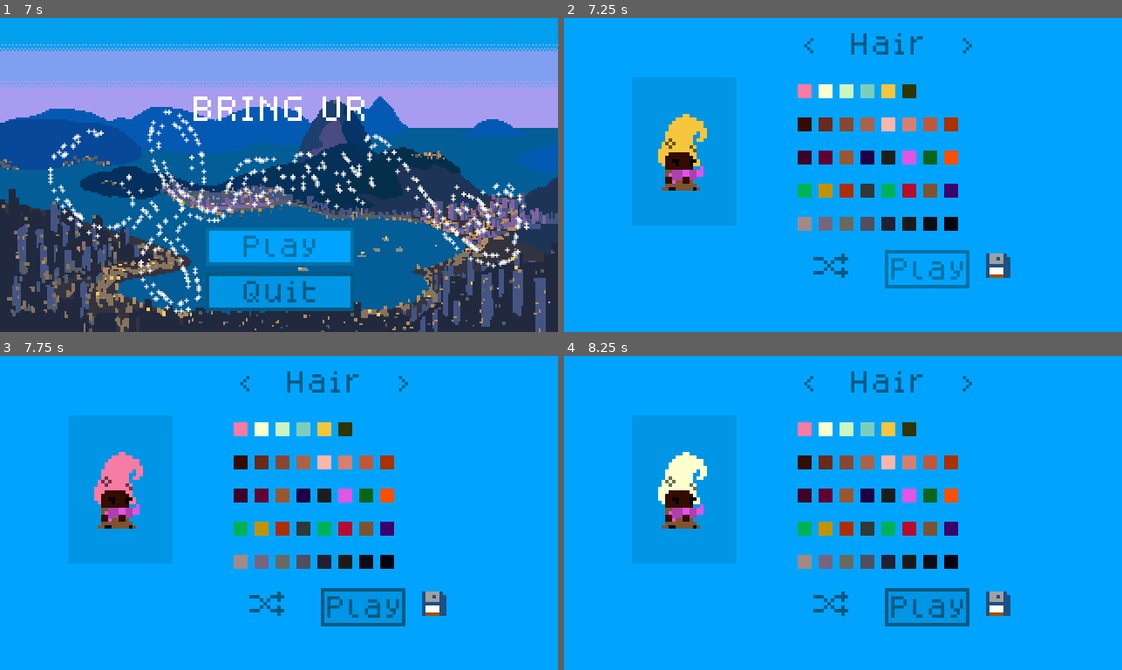
Above: before the commit, frames 1-4 (two rows, left to right).
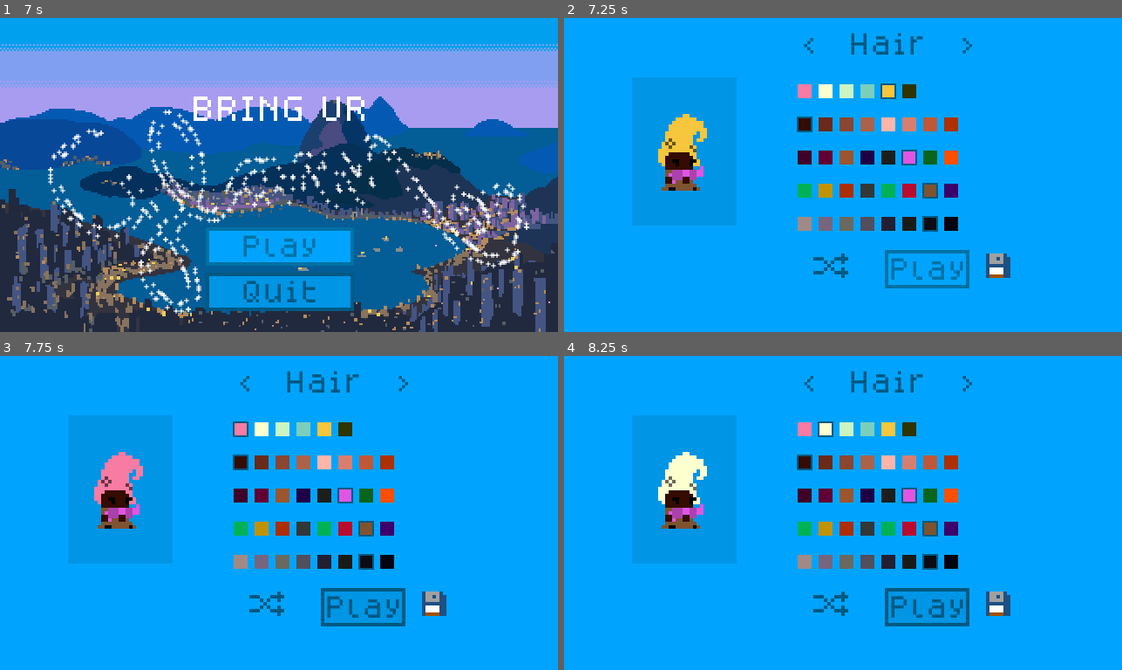
Above: after the commit, the same moments.

Repository: hamiltonromualdo/bring-ur-glam
Game: Godot game, scene res://src/UserInterface/TitleScreen.tscn
The game is run twice, just before and just after one commit, with the same random seed, the same clock (stepped at 60 frames per second) and the same inputs. Sound files missing from this copy of the repository are replaced by a short silence.
Inputs (mouse positions are in pixels of both pictures, inside the frame that each line leads up to):
- Up to frame 1 (7 s): tap Enter at 0.5 s; move the mouse to (401, 159) at 0.52 s; hold Right (ui_right) 0.53-2.03 s; tap Space at 1.25 s; move the mouse to (167, 190) at 1.27 s; move the mouse to (334, 105) at 2.02 s; hold Left (ui_left) 2.03-2.78 s; move the mouse to (251, 237) at 2.77 s; hold Right (ui_right) 2.78-4.28 s; move the mouse to (446, 222) at 3.52 s; move the mouse to (111, 127) at 4.27 s; hold Left (ui_left) 4.28-5.03 s; move the mouse to (306, 175) at 5.02 s; hold Right (ui_right) 5.03-5.78 s; move the mouse to (195, 96) at 5.77 s; hold Left (ui_left) 5.78-6.5 s; click "Play" at 6.5 s
- Up to frame 2 (7.25 s): no input
- Up to frame 3 (7.75 s): click (239, 428) at 7.27 s
- Up to frame 4 (8.25 s): click (826, 428) at 8.02 s

Frame 1 is identical in both runs. In frame 2, 0.3% of the frame differs, in the area x 41-68%, y 20-69%; in frame 3, 0.3%; in frame 4, 0.3%.

Commit message:
Add contour to selected colors on player customization

Diff:
--- a/bring_ur_glam/src/UserInterface/PlayerCustomization/ColorSelectorBase.gd
+++ b/bring_ur_glam/src/UserInterface/PlayerCustomization/ColorSelectorBase.gd
@@ -10,6 +10,14 @@
 
 func get_colors():
     pass
+
+
+func hightlight_selected() -> void:
+    for swatch in get_children():
+        if swatch.color == color:
+            swatch.contour = true
+        else:
+            swatch.contour = false
 
 
 func _ready() -> void:
@@ -26,13 +34,17 @@
         if error:
             print("Error connecting swatch: ", error)
     color = COLORS[randi() % len(COLORS)]
+    hightlight_selected()
 
 
 func get_rand_color() -> Color:
     var COLORS = get_colors()
-    return Color(COLORS[randi() % len(COLORS)])
+    color = Color(COLORS[randi() % len(COLORS)])
+    hightlight_selected()
+    return color
 
 
 func _on_ColorSwatch_pressed(color_string: String) -> void:
     color = Color(color_string)
+    hightlight_selected()
     emit_signal("color_changed", color)
--- a/bring_ur_glam/src/UserInterface/PlayerCustomization/ColorSwatch.gd
+++ b/bring_ur_glam/src/UserInterface/PlayerCustomization/ColorSwatch.gd
@@ -2,15 +2,27 @@
 extends TextureButton
 class_name ColorSwatch
 
+
 onready var color_rect : Sprite = $ColorRect
+onready var contour_sprite : Sprite = $Contour
+
 
 export var color : = Color("ffffff") setget set_color
+export var contour : = false setget set_contour
+
 
 func set_color(value: Color) -> void:
     color = value
-    if not color_rect:
-        return
-    color_rect.modulate = value
+    if color_rect:
+        color_rect.modulate = value
+
+
+func set_contour(value: bool) -> void:
+    contour = value
+    if  contour_sprite:
+        contour_sprite.visible = value
+
 
 func _ready() -> void:
     self.color = color
+    self.contour = contour
--- a/bring_ur_glam/src/UserInterface/PlayerCustomization/ColorSwatch.tscn
+++ b/bring_ur_glam/src/UserInterface/PlayerCustomization/ColorSwatch.tscn
@@ -1,7 +1,8 @@
-[gd_scene load_steps=3 format=2]
+[gd_scene load_steps=4 format=2]
 
 [ext_resource path="res://src/UserInterface/PlayerCustomization/ColorSwatch.gd" type="Script" id=1]
 [ext_resource path="res://assets/ui/blank_button.png" type="Texture" id=2]
+[ext_resource path="res://assets/ui/blank_contour.png" type="Texture" id=3]
 
 [node name="ColorSwatch" type="TextureButton"]
 anchor_right = 0.05
@@ -19,3 +20,9 @@
 position = Vector2( 4, 4 )
 scale = Vector2( 0.5, 0.5 )
 texture = ExtResource( 2 )
+
+[node name="Contour" type="Sprite" parent="."]
+modulate = Color( 0, 0.352941, 0.509804, 1 )
+position = Vector2( 4, 4 )
+scale = Vector2( 0.5, 0.5 )
+texture = ExtResource( 3 )
Binary file added: bring_ur_glam/assets/ui/blank_contour.png
Not shown, added: bring_ur_glam/assets/ui/blank_contour.png.import
